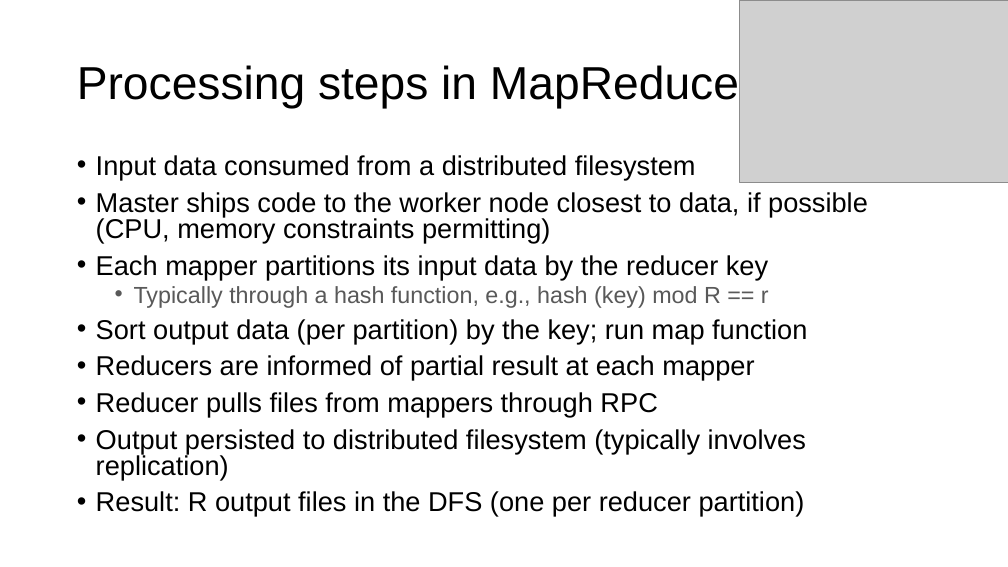
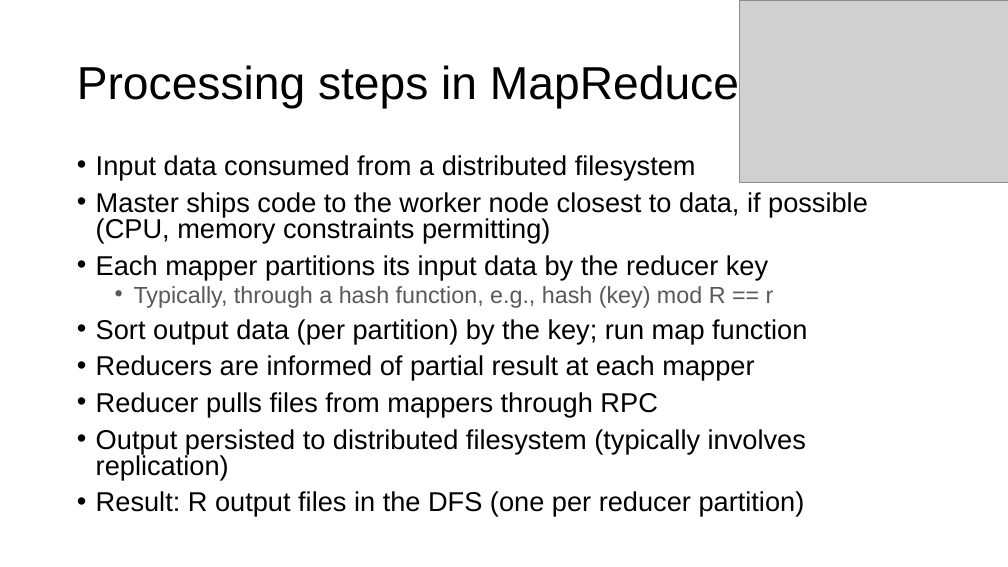
Before and after one commit to ngsrinivas/coursegen, a slide deck: slide 4 of ex/553-S25/staging/553-S25/lectures/07-application-architecture.pptx (slide 3 before the commit). Drawn at 1008x567 pixels with LibreOffice and Linux fonts; fonts in the diff are those of the drawing; grey boxes stand for pictures. Boxes give left, top, right and bottom in pixels: in the first picture for what was removed or moved away, otherwise in the second. Text is boxed around its words. In the diff, an @@ line names an element or a change of style, - is before the commit and + after.

```diff
--- a/ex/553-S25/staging/553-S25/lectures/07-application-architecture.pptx
+++ b/ex/553-S25/staging/553-S25/lectures/07-application-architecture.pptx
@@ text at (134,286,774,308): text changed @@
-  • Typically through a hash function, e.g., hash (key) mod R == r
+  • Typically, through a hash function, e.g., hash (key) mod R == r
```
Also in this commit, not shown: 6 other slides changed, 6 slides added, 3 slides removed, 2 other files.
